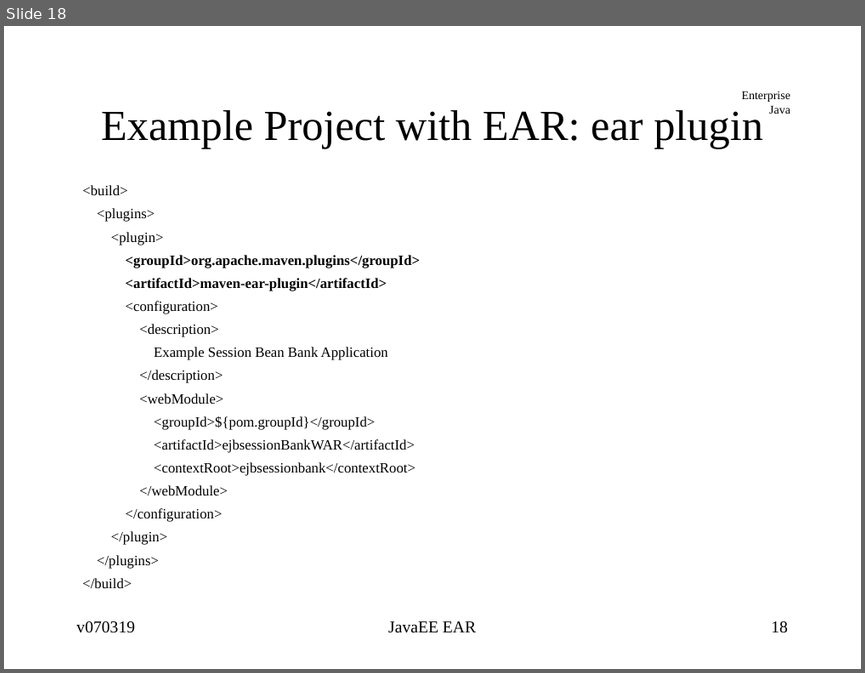
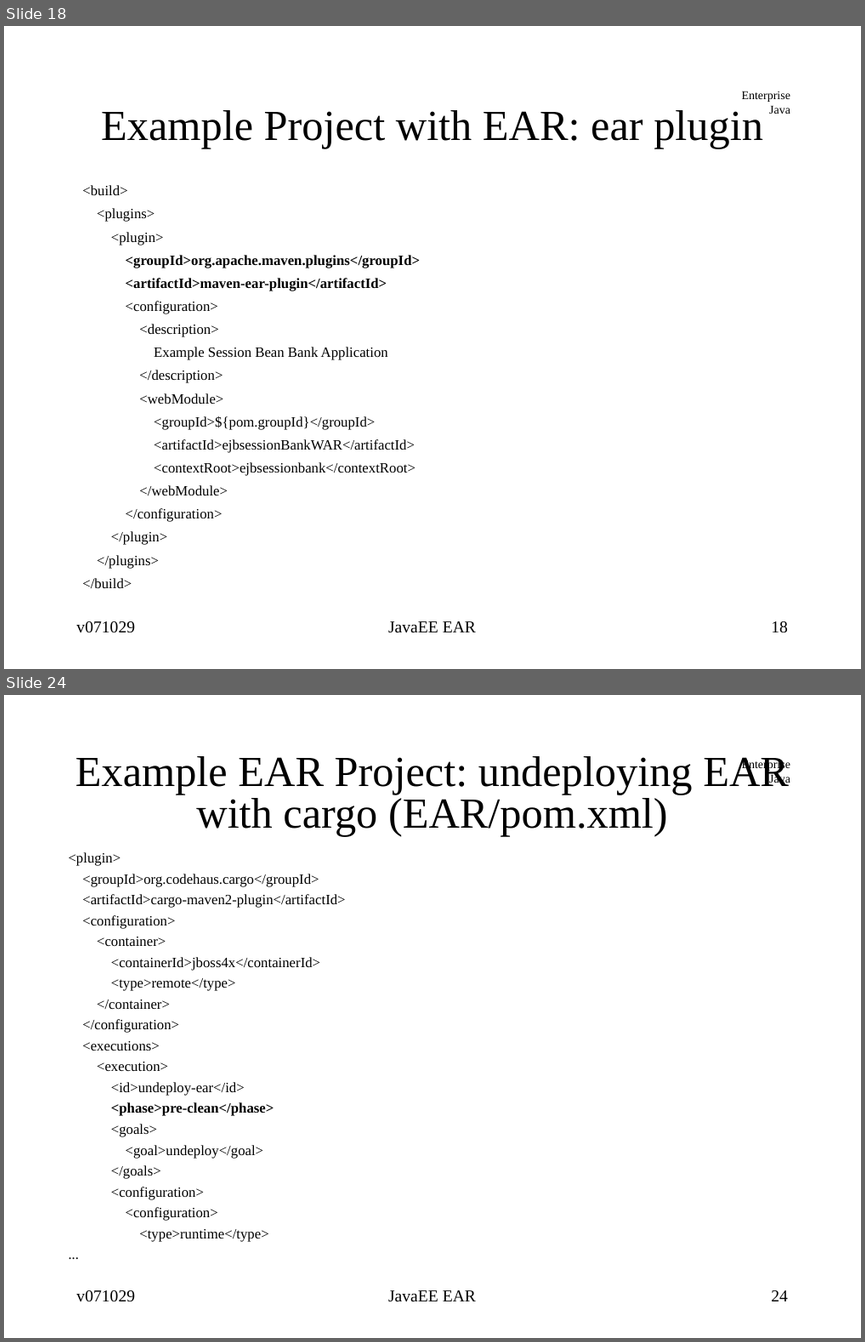
Before and after one commit to jcstaff/ejava-javaee, a slide deck: course-docs/src/site/resources/lectures/javaeeEAR.ppt. Shown one above the other, each under a label of ours: slide 18 before the commit, slides 18 and 24 after it; the slides between them are not shown. The pictures are 865x673 and 865x1342 pixels, drawn with LibreOffice and Linux fonts; fonts in the diff are those of the drawing. Boxes give left, top, right and bottom in pixels: in the first picture for what was removed or moved away, otherwise in the second. Text is boxed around its words. In the diff, an @@ line names an element or a change of style, - is before the commit and + after.

```diff
--- a/course-docs/src/site/resources/lectures/javaeeEAR.ppt
+++ b/course-docs/src/site/resources/lectures/javaeeEAR.ppt
@@ slide 24 added at <box>4,695,861,1338</box>, background #FFFFFF; not listed: 1 template element that a slide beside it also shows @@
@@ title added at <box>75,756,789,836</box>, 36 pt, text #000000 @@
+Example EAR Project: undeploying EAR with cargo (EAR/pom.xml)
@@ text added at <box>69,852,345,1242</box>, 12 pt, text #000000 @@
+<plugin>
+<groupId>org.codehaus.cargo</groupId>
+<artifactId>cargo-maven2-plugin</artifactId>
+<configuration>
+<container>
+<containerId>jboss4x</containerId>
+<type>remote</type>
+</container>
+</configuration>
+<executions>
+<execution>
+<id>undeploy-ear</id>
+<phase>pre-clean</phase>
+<goals>
+<goal>undeploy</goal>
+</goals>
+<configuration>
+<configuration>
+<type>runtime</type>
+...
@@ text added at <box>76,1290,135,1302</box>, 14 pt, text #000000 @@
+v071029
@@ text added at <box>388,1290,476,1302</box>, 14 pt, text #000000 @@
+JavaEE EAR
@@ page number added at <box>771,1290,788,1301</box>, 14 pt, text #000000 @@
+24
@@ slide 18 changed as well @@
@@ text at <box>76,621,135,633</box>: text changed @@
-v070319
+v071029
```
Also in this commit, not shown: 16 other slides changed, 8 other slides added, 1 slide removed, 7 other files.
